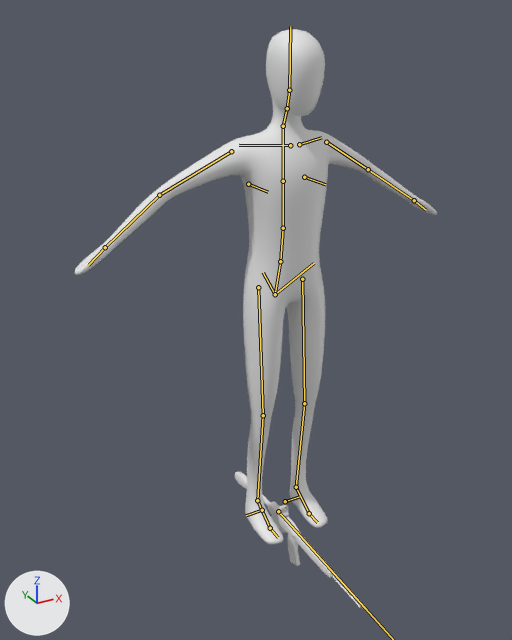
The Blender file assets/person.blend: old version first, new version second.
Rendered twice from a 50 mm lens placed at (-1.31, -2.17, 2.03), pointed at (-0.12, -0.01, 0.95). The lights are fixed; the arrows at lower left show +X, +Y and +Z. The bones that bend it are drawn over the model as lines.

Names of what the first picture shows: 'Plane', 'gun.001'.
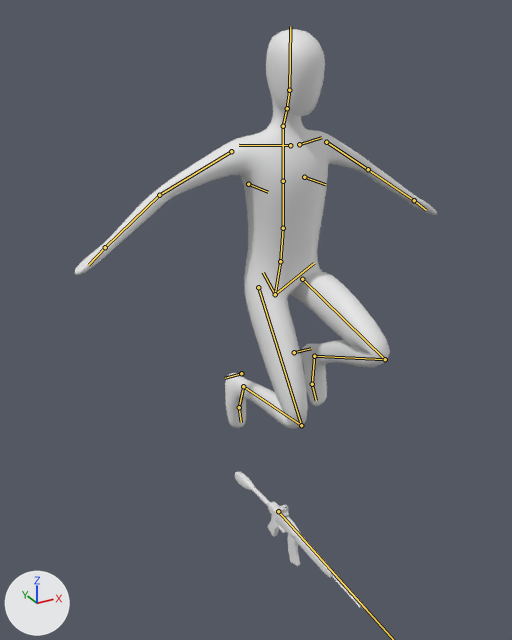
The newer file adds an action. The first version stands in its rest pose; the second is drawn at frame 5 of the action '3d move air'.

Pixel boxes (x1, y1, x2, y2) of what changed, in the pictures (512 x 640 px):
'Plane', posed (22% shorter)
    before: (74, 29, 437, 544)
    after: (74, 29, 437, 429)
bone 'thigh.L', root to tip
    before: (302, 279) to (304, 403)
    after: (302, 279) to (385, 359)
bone 'shin.L', root to tip
    before: (304, 403) to (296, 487)
    after: (385, 359) to (314, 356)
bone 'thigh.R', root to tip
    before: (258, 287) to (263, 415)
    after: (258, 287) to (301, 425)
bone 'shin.R', root to tip
    before: (263, 415) to (257, 500)
    after: (301, 425) to (243, 386)

Patch to the scene script:
```diff
--- a/assets/person.blend.py
+++ b/assets/person.blend.py
@@ bone_thigh_l @@
 bone_thigh_l = bpy.data.objects['metarig'].pose.bones['thigh.L']  # child of 'spine'
-bone_thigh_l.rotation_quaternion = (1.0, 0.0, 0.0, 0.0)  # degrees (0, 0, 0)
+bone_thigh_l.rotation_quaternion = (0.805, -0.594, 0.0, 0.0)  # degrees (-73, 0, 0)
@@ bone_shin_l @@
 bone_shin_l = bpy.data.objects['metarig'].pose.bones['shin.L']  # child of 'thigh.L'
-bone_shin_l.rotation_quaternion = (1.0, 0.0, 0.0, 0.0)  # degrees (0, 0, 0)
+bone_shin_l.rotation_quaternion = (0.383, 0.924, 0.0, 0.0)  # degrees (135, 0, 0)
@@ bone_thigh_r @@
 bone_thigh_r = bpy.data.objects['metarig'].pose.bones['thigh.R']  # child of 'spine'
-bone_thigh_r.rotation_quaternion = (1.0, 0.0, 0.0, 0.0)  # degrees (0, 0, 0)
+bone_thigh_r.rotation_quaternion = (0.959, -0.283, 0.0, 0.0)  # degrees (-33, 0, 0)
@@ bone_shin_r @@
 bone_shin_r = bpy.data.objects['metarig'].pose.bones['shin.R']  # child of 'thigh.R'
-bone_shin_r.rotation_quaternion = (1.0, 0.0, 0.0, 0.0)  # degrees (0, 0, 0)
+bone_shin_r.rotation_quaternion = (0.574, 0.819, 0.0, 0.0)  # degrees (110, 0, 0)
```
